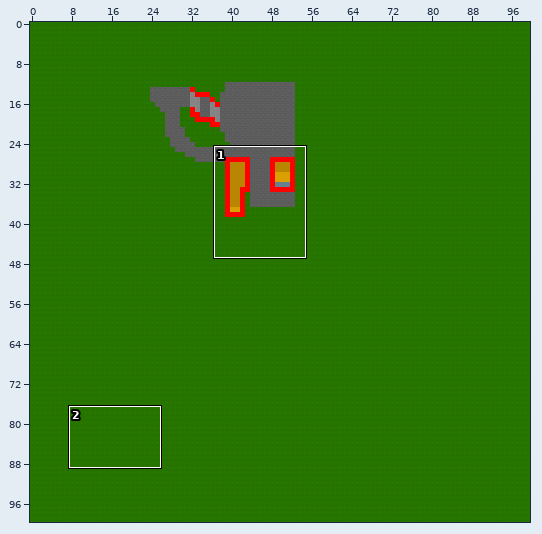
One commit to this Tiled map: assets/maps/johanneberg.tmx. Above: a wide view before the commit, with the close-up outlined.
Close-up. Before the commit:
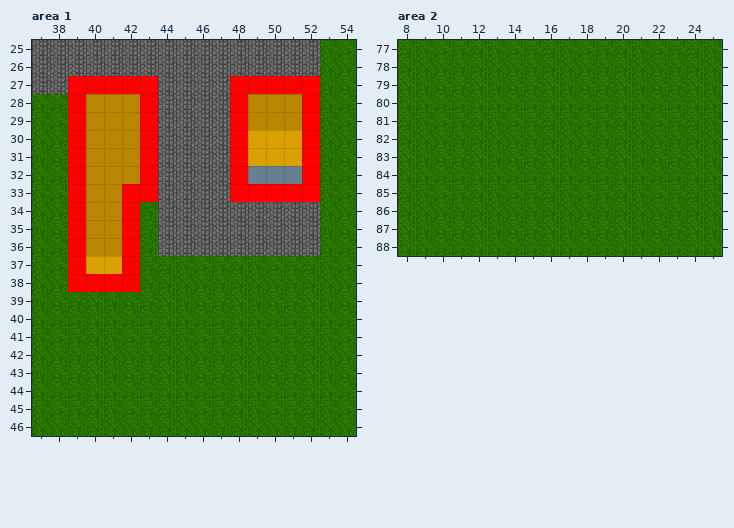
Cells are 32x32 px. Shown: area 1 x 37..54, y 25..46; area 2 x 8..25, y 77..88. The commit also changed other parts of the map, which this record leaves out.
After the commit:
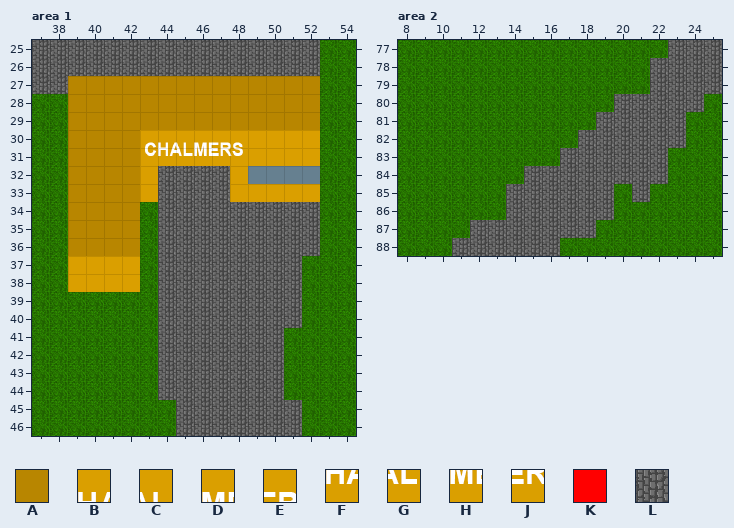
Key: from "chalmers": A 50, B 103, C 104, D 105, E 106, F 119, G 120, H 121, J 122; from "helper-tiles": K 0; from "stone": L 0.
_ is an empty cell, . an unchanged one.
Tiles of an added or newly shown layer are drawn over the layers below it.
The exact change:
--- layer "buildingRoof" (now shown), area 1
@@ x 44..47 @@
-27 ____
-28 ____
-29 ____
-30 ____
-31 ____
+27 AAAA
+28 AAAA
+29 AAAA
+30 BCDE
+31 FGHJ
@@ x 44..51 @@
-37 ________
-38 ________
-39 ________
-40 ________
-41 _______.
-42 _______.
-43 _______.
-44 _______.
-45 ._______
-46 ._______
+37 LLLLLLLL
+38 LLLLLLLL
+39 LLLLLLLL
+40 LLLLLLLL
+41 LLLLLLL.
+42 LLLLLLL.
+43 LLLLLLL.
+44 LLLLLLL.
+45 .LLLLLLL
+46 .LLLLLLL
--- layer "collision" (now hidden), area 1
@@ x 39..52 @@
-27 KKKKK....KKKKK
-28 K...K....K...K
-29 K...K....K...K
-30 K...K....K...K
-31 K...K....K...K
-32 K...K....K...K
-33 K..KK....KKKKK
-34 K..K..........
-35 K..K..........
-36 K..K..........
-37 K..K..........
-38 KKKK..........
+27 _____...._____
+28 _..._...._..._
+29 _..._...._..._
+30 _..._...._..._
+31 _..._...._..._
+32 _..._...._..._
+33 _..__...._____
+34 _.._..........
+35 _.._..........
+36 _.._..........
+37 _.._..........
+38 ____..........
--- layer "buildingRoof" (now shown), area 2
@@ x 11..25 @@
-77 ............___
-78 ...........____
-79 ...........____
-80 ........._____.
-81 ........_____..
-82 .......______..
-83 ......______...
-84 ....________...
-85 ...______._....
-86 ...______......
-87 ._______.......
-88 ______.........
+77 ............LLL
+78 ...........LLLL
+79 ...........LLLL
+80 .........LLLLL.
+81 ........LLLLL..
+82 .......LLLLLL..
+83 ......LLLLLL...
+84 ....LLLLLLLL...
+85 ...LLLLLL.L....
+86 ...LLLLLL......
+87 .LLLLLLL.......
+88 LLLLLL.........
Changed places in both close-ups, as pixel boxes (x1, y1, x2, y2):
changed: (68, 76, 320, 436)
added: (452, 40, 722, 256)
